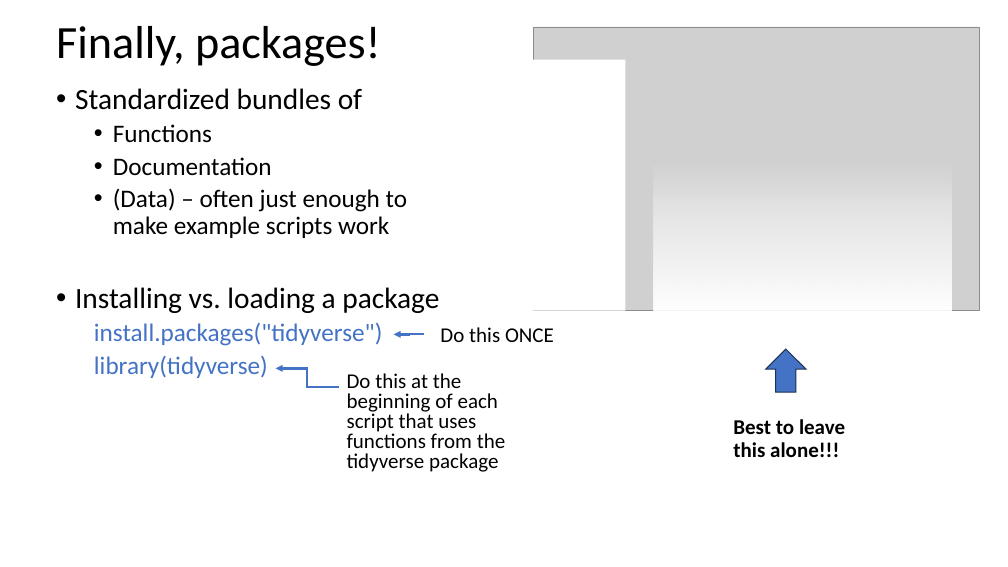
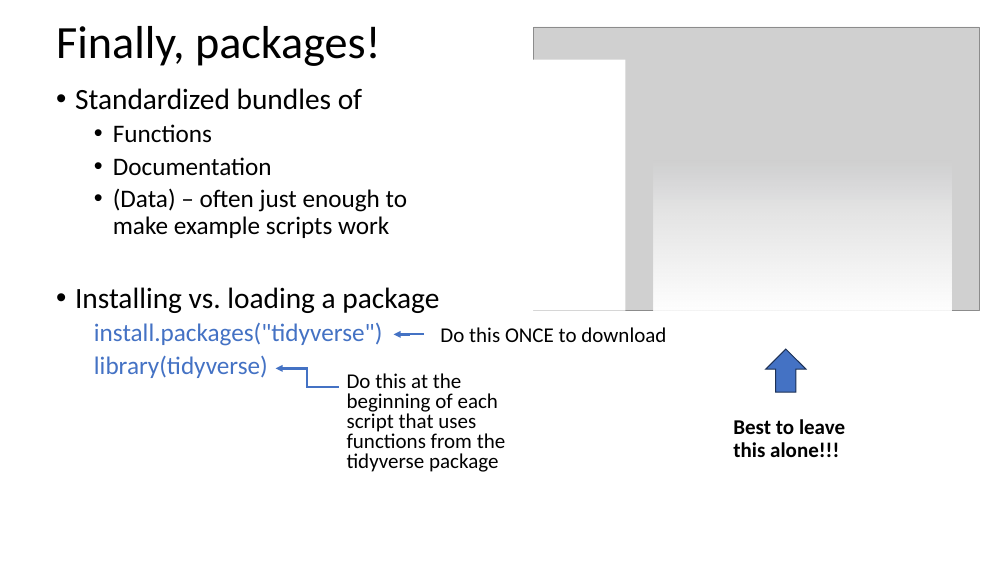
Before and after one commit to justinpriest/ADFG_R_Intro_Workshop, a slide deck: slide 33 of presentations/4 - Programming Basics 2 - Under the Hood.pptx. Drawn at 1008x567 pixels with LibreOffice and Linux fonts; fonts in the diff are those of the drawing; grey boxes stand for pictures. Boxes give left, top, right and bottom in pixels: in the first picture for what was removed or moved away, otherwise in the second. Text is boxed around its words. In the diff, an @@ line names an element or a change of style, - is before the commit and + after.

```diff
--- a/presentations/4 - Programming Basics 2 - Under the Hood.pptx
+++ b/presentations/4 - Programming Basics 2 - Under the Hood.pptx
@@ text at (x1=440, y1=327, x2=666, y2=342): text changed @@
-Do this ONCE
+Do this ONCE to download
```
Also in this commit, not shown: 2 other slides changed, 4 other files.
